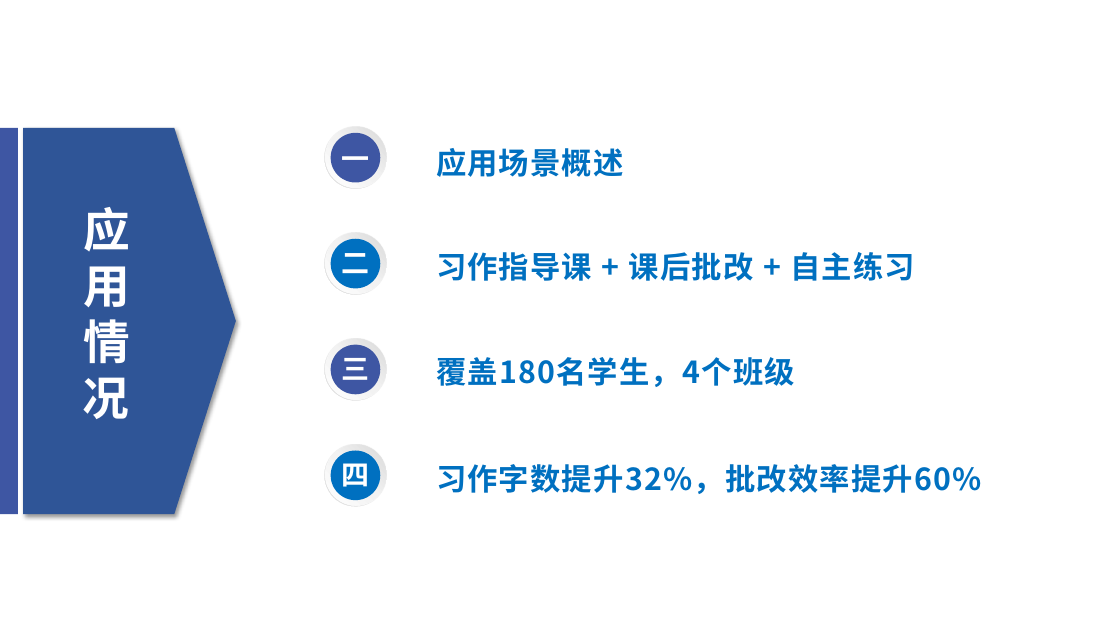
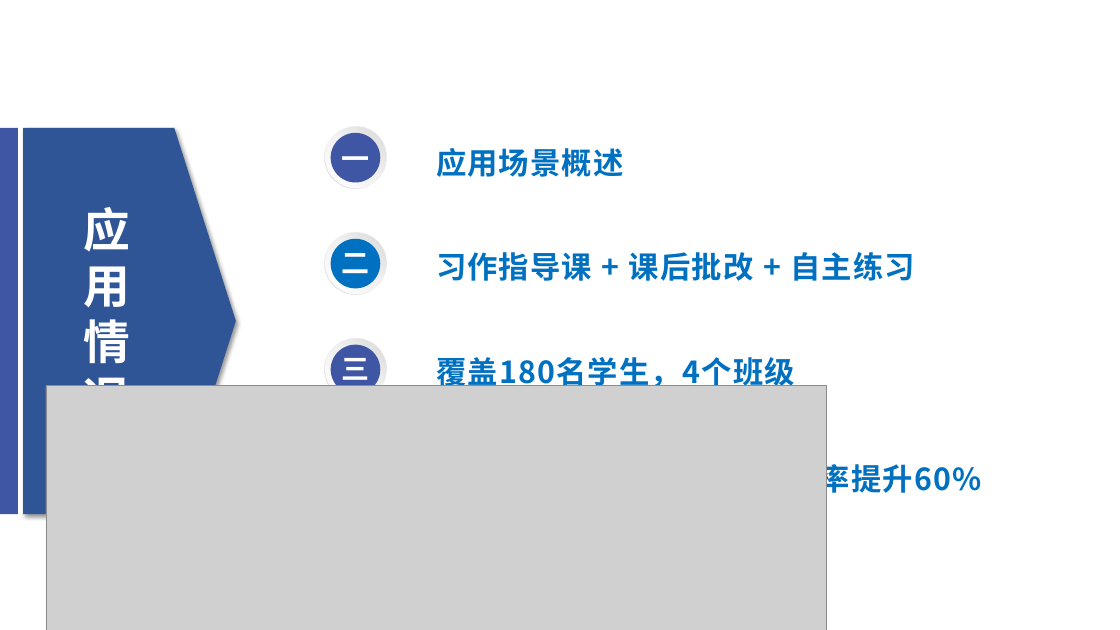
Before and after one commit to 707978439-cpu/animal-writing-assistant, a slide deck: slide 6 of 演示视频PPT.pptx. Drawn at 1120x630 pixels with LibreOffice and Linux fonts; fonts in the diff are those of the drawing; grey boxes stand for pictures; background and template pictures are left out. Boxes give left, top, right and bottom in pixels: in the first picture for what was removed or moved away, otherwise in the second. Text is boxed around its words. In the diff, an @@ line names an element or a change of style, - is before the commit and + after.

Commit message:
Add PPT images + recording guide update

```diff
--- a/演示视频PPT.pptx
+++ b/演示视频PPT.pptx
@@ picture added at (46,386,828,630) @@
@@ group removed at (324,444,387,507): 2 ellipses, 1 donut, 1 text @@
-四
```
Also in this commit, not shown: 2 other slides changed, 4 other files.
